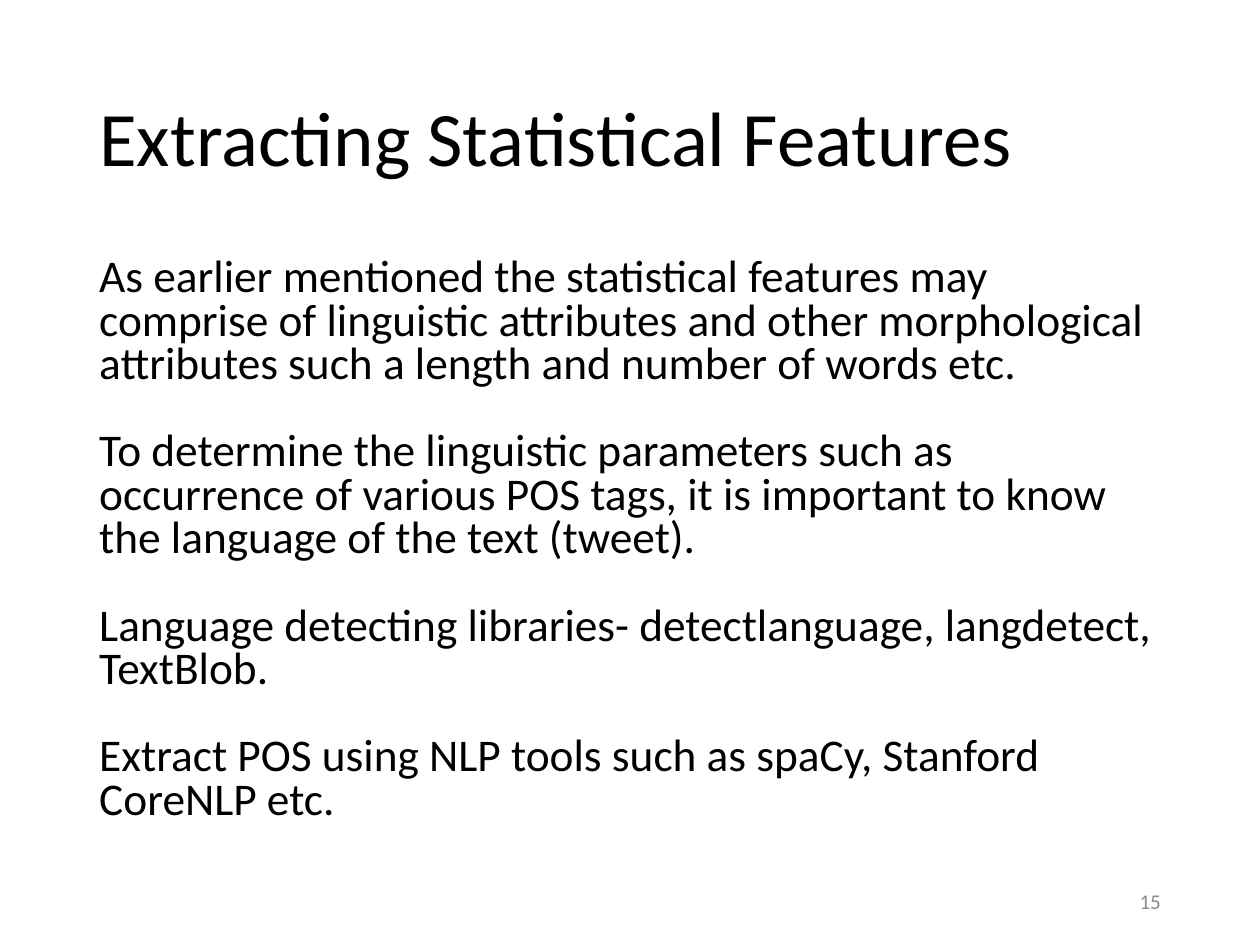
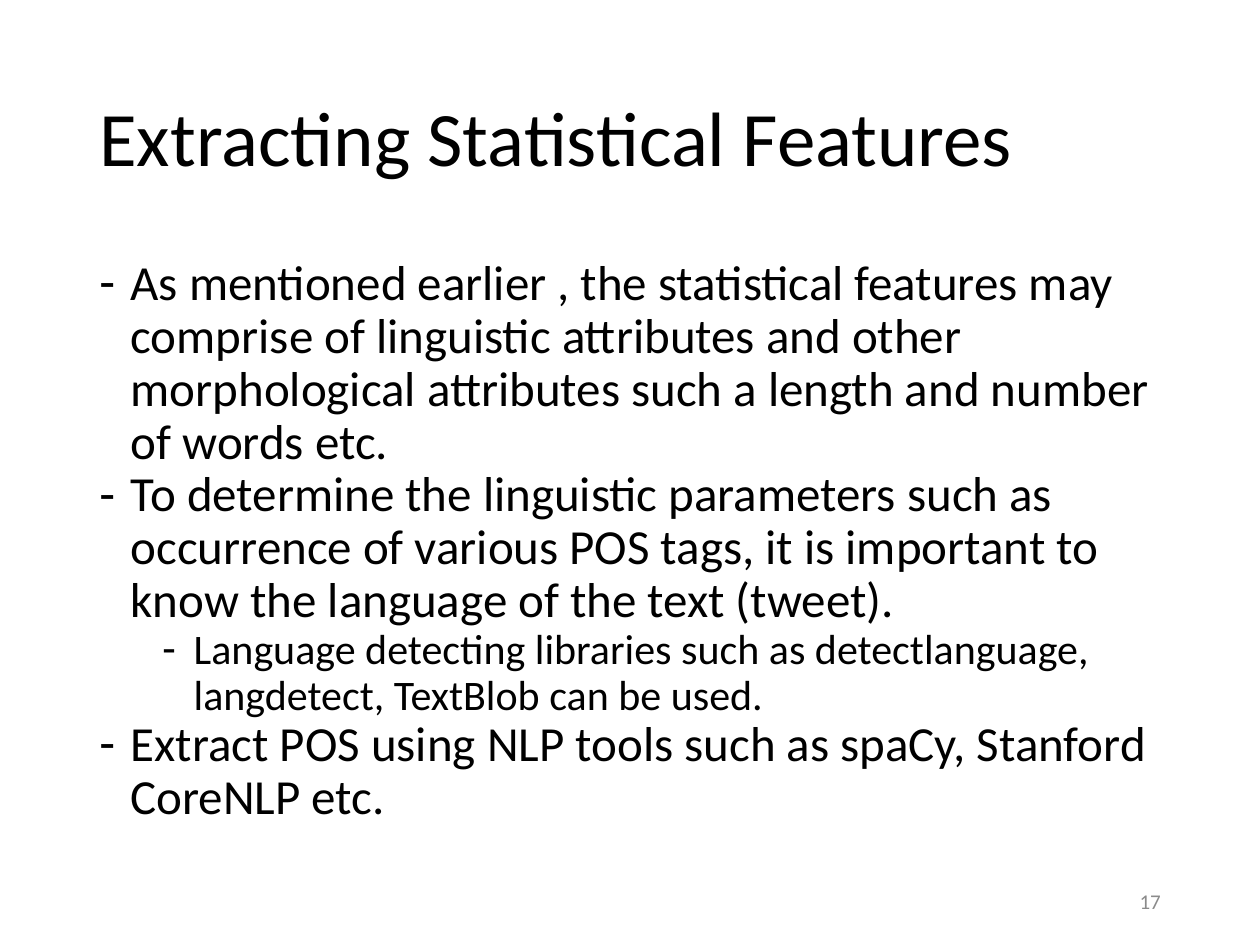
Before and after one commit to evhart/smasac-tutorial, a slide deck: slide 17 of slides/pptx/4-classification.pptx (slide 15 before the commit). Drawn at 1260x945 pixels with LibreOffice and Linux fonts; fonts in the diff are those of the drawing. Boxes give left, top, right and bottom in pixels: in the first picture for what was removed or moved away, otherwise in the second. Text is boxed around its words. In the diff, an @@ line names an element or a change of style, - is before the commit and + after.

```diff
--- a/slides/pptx/4-classification.pptx
+++ b/slides/pptx/4-classification.pptx
@@ text at <box>131,266,1149,460</box>: text changed; size 25.9 to 28 pt @@
-As earlier mentioned the statistical features may comprise of linguistic attributes and other morphological attributes such a length and number of words etc.
+– As mentioned earlier , the statistical features may comprise of linguistic attributes and other morphological attributes such a length and number of words etc.
@@ text at <box>131,477,1146,815</box>: size 25.9 to 28 pt in "To determine the linguistic parameters such as ...", "Extract POS using NLP tools such as ..."; bullet none to -; line spacing 0.8 to 0.9 @@
@@ text at <box>194,634,1089,718</box>: text changed; size 25.9 to 24 pt @@
-Language detecting libraries- detectlanguage, langdetect, TextBlob.
+  – Language detecting libraries such as detectlanguage, langdetect, TextBlob can be used.
@@ page number at <box>1140,895,1161,909</box>: text changed @@
-15
+17
```
Also in this commit, not shown: 11 other slides changed, 8 slides added, 1 other file.
